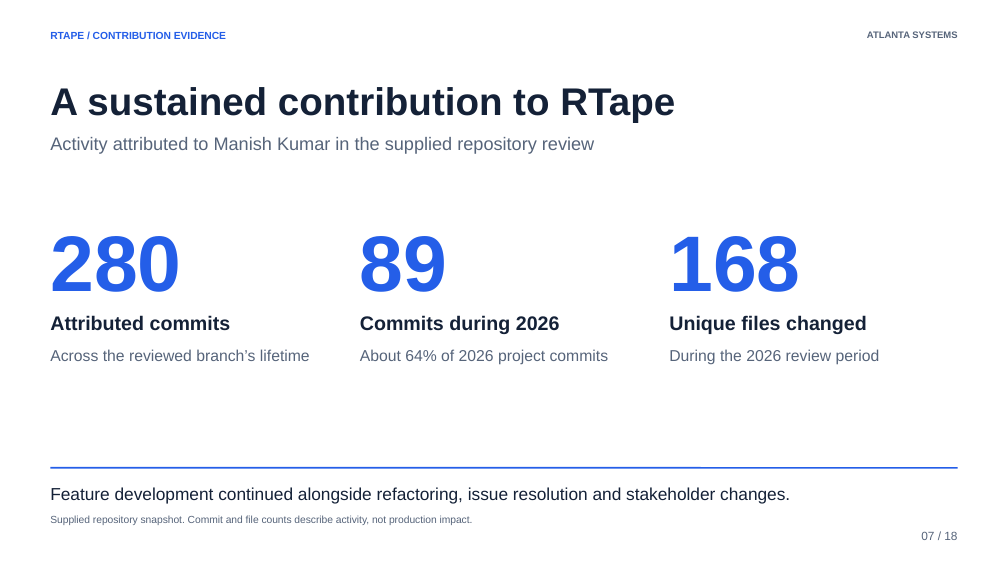
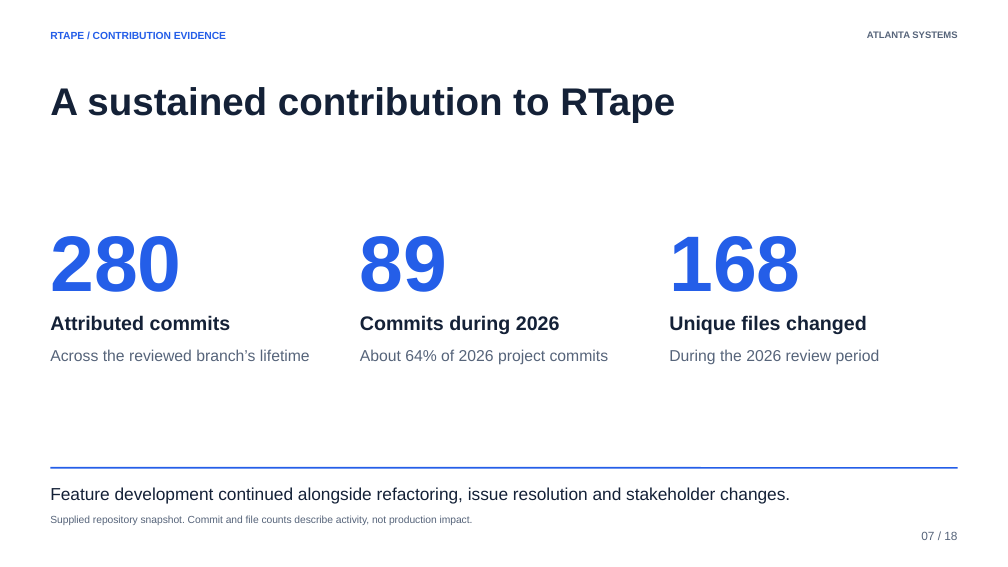
Before and after one commit to atlanta-manish/Atlanta-one-year-ppt, a slide deck: slide 7 of Atlanta-Year-One.pptx. Drawn at 1008x567 pixels with LibreOffice and Linux fonts; fonts in the diff are those of the drawing. Boxes give left, top, right and bottom in pixels: in the first picture for what was removed or moved away, otherwise in the second. Text is boxed around its words. In the diff, an @@ line names an element or a change of style, - is before the commit and + after.

```diff
--- a/Atlanta-Year-One.pptx
+++ b/Atlanta-Year-One.pptx
@@ text removed at <box>50,137,594,154</box> @@
-Activity attributed to Manish Kumar in the supplied repository review
```
Also in this commit, not shown: 10 other slides changed, 6 other files.
